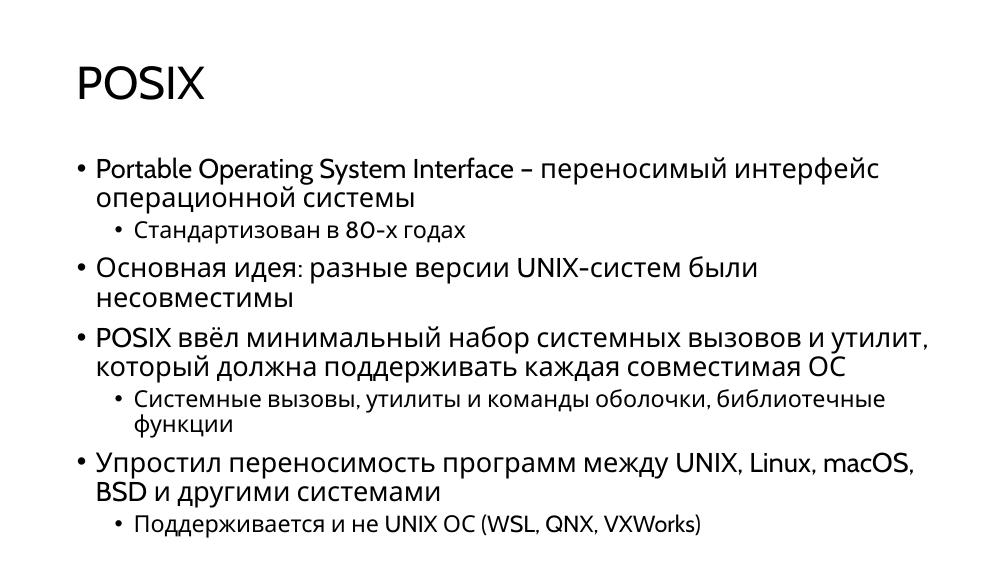
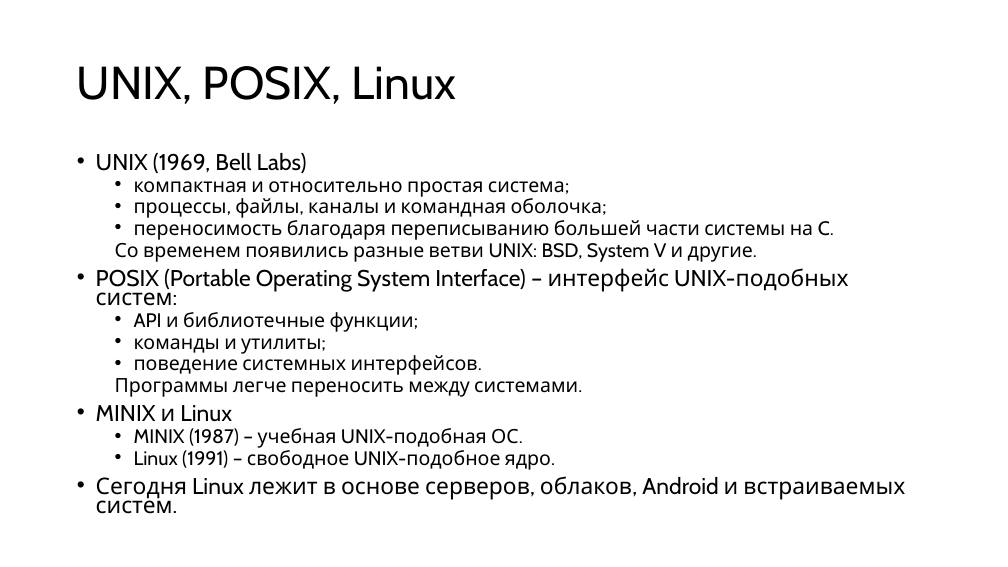
Before and after one commit to alexey-malov/os-course, a slide deck: slide 16 of lectures/01/Введение в ОС.pptx (slide 23 before the commit). Drawn at 1008x567 pixels with LibreOffice and Linux fonts; fonts in the diff are those of the drawing. Boxes give left, top, right and bottom in pixels: in the first picture for what was removed or moved away, otherwise in the second. Text is boxed around its words. In the diff, an @@ line names an element or a change of style, - is before the commit and + after.

```diff
--- a/lectures/01/Введение в ОС.pptx
+++ b/lectures/01/Введение в ОС.pptx
@@ title at [77,66,457,104]: text changed @@
-POSIX
+UNIX, POSIX, Linux
@@ text at [96,153,905,514]: text changed; size 25.9 to 18.6 pt @@
-• Portable Operating System Interface – переносимый интерфейс операционной системы
-  • Стандартизован в 80-х годах
-• Основная идея: разные версии UNIX-систем были несовместимы
-• POSIX ввёл минимальный набор системных вызовов и утилит, который должна поддерживать каждая совместимая ОС
-  • Системные вызовы, утилиты и команды оболочки, библиотечные функции
-• Упростил переносимость программ между UNIX, Linux, macOS, BSD и другими системами
-  • Поддерживается и не UNIX ОС (WSL, QNX, VXWorks)
+• UNIX (1969, Bell Labs)
+  • компактная и относительно простая система;
+  • процессы, файлы, каналы и командная оболочка;
+  • переносимость благодаря переписыванию большей части системы на C.
+  Со временем появились разные ветви UNIX: BSD, System V и другие.
+• POSIX (Portable Operating System Interface) – интерфейс UNIX-подобных систем:
+  • API и библиотечные функции;
+  • команды и утилиты;
+  • поведение системных интерфейсов.
+  Программы легче переносить между системами.
+• MINIX и Linux
+  • MINIX (1987) – учебная UNIX-подобная ОС.
+  • Linux (1991) – свободное UNIX-подобное ядро.
+• Сегодня Linux лежит в основе серверов, облаков, Android и встраиваемых систем.
```
Also in this commit, not shown: 18 other slides changed, 19 slides added, 44 slides removed.
